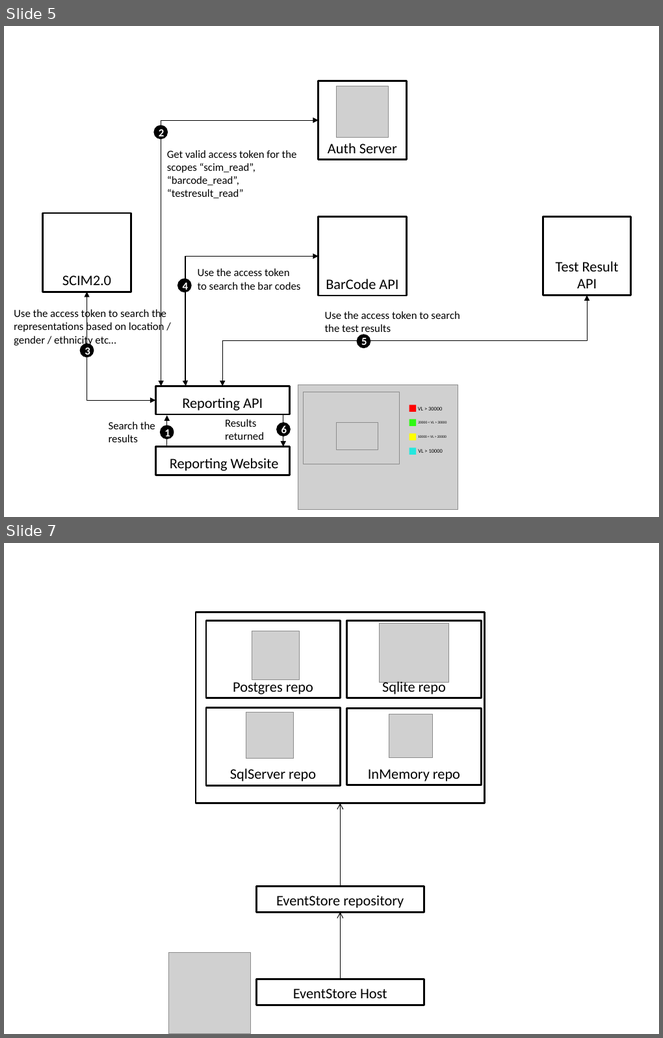
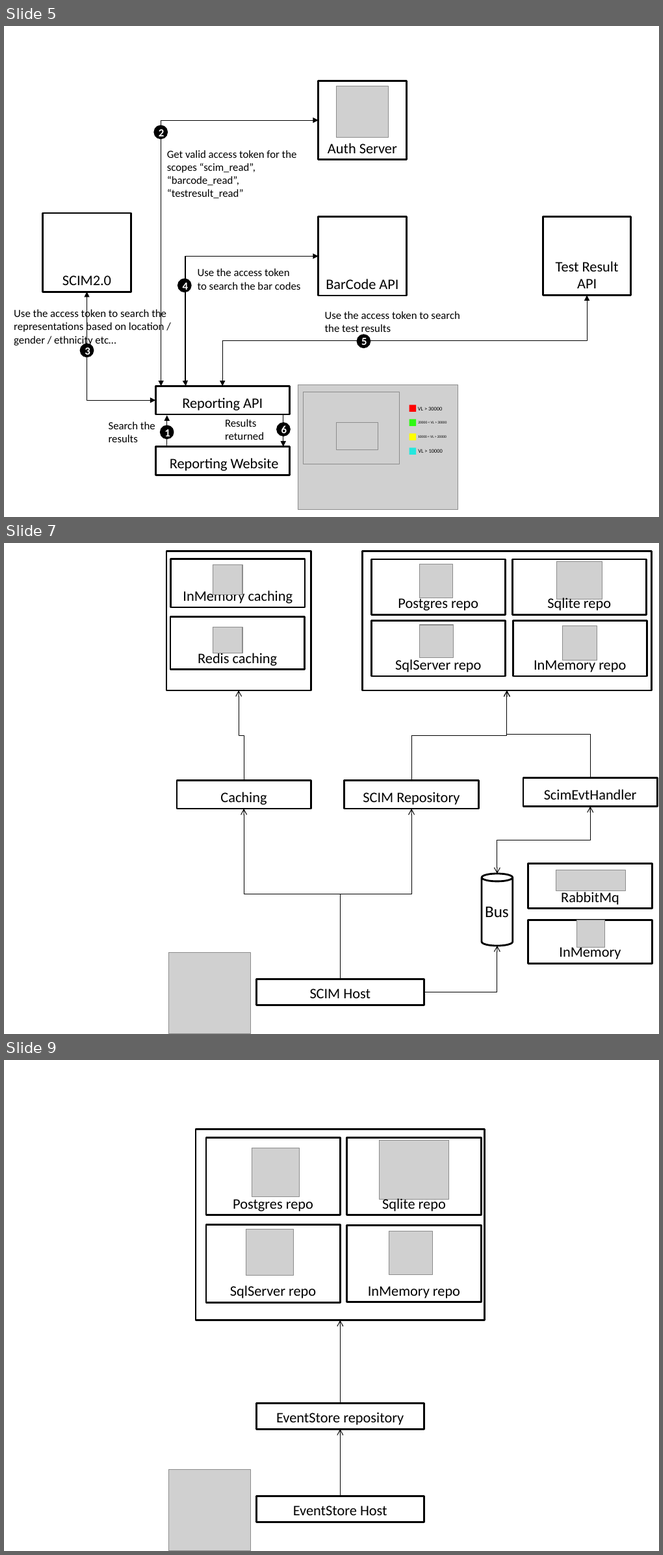
Before and after one commit to thabart/SimpleIdentityServer, a slide deck: Identity Server setup for mobile.pptx. Shown one above the other, each under a label of ours: slides 5 and 7 before the commit, slides 5, 7 and 9 after it; the slides between them are not shown. The pictures are 663x1038 and 663x1555 pixels, drawn with LibreOffice and Linux fonts; fonts in the diff are those of the drawing; grey boxes stand for pictures; background and template pictures are left out. Boxes give left, top, right and bottom in pixels: in the first picture for what was removed or moved away, otherwise in the second. Text is boxed around its words. In the diff, an @@ line names an element or a change of style, - is before the commit and + after.

```diff
--- a/Identity Server setup for mobile.pptx
+++ b/Identity Server setup for mobile.pptx
@@ slide 7 added at <box>4,543,659,1034</box>, background #FFFFFF @@
@@ rectangle added at <box>166,551,311,691</box>, outline #000000 2 pt @@
@@ rectangle added at <box>171,559,306,607</box>, outline #000000 2 pt, 16 pt, text #000000 @@
+InMemory caching
@@ rectangle added at <box>362,551,651,691</box>, outline #000000 2 pt @@
@@ rectangle added at <box>371,559,506,615</box>, outline #000000 2 pt, 16 pt, text #000000 @@
+Postgres repo
@@ rectangle added at <box>512,559,647,615</box>, outline #000000 2 pt, 16 pt, text #000000 @@
+Sqlite repo
@@ picture added at <box>557,561,602,600</box> @@
@@ picture added at <box>213,565,243,595</box> @@
@@ picture added at <box>419,564,452,598</box> @@
@@ rectangle added at <box>170,616,305,670</box>, outline #000000 2 pt, 16 pt, text #000000 @@
+Redis caching
@@ picture added at <box>213,627,243,653</box> @@
@@ rectangle added at <box>371,621,506,677</box>, outline #000000 2 pt, 16 pt, text #000000 @@
+SqlServer repo
@@ picture added at <box>419,625,452,657</box> @@
@@ rectangle added at <box>513,621,648,677</box>, outline #000000 2 pt, 16 pt, text #000000 @@
+InMemory repo
@@ picture added at <box>562,626,597,661</box> @@
@@ elbow arrow added from (244, 781) to (239, 691), #000000 0.75 pt @@
@@ elbow arrow added from (412, 781) to (507, 691), #000000 0.75 pt @@
@@ elbow arrow added from (590, 778) to (507, 691), #000000 0.75 pt @@
@@ rectangle added at <box>177,781,311,809</box>, outline #000000 2 pt, 16 pt, text #000000 @@
+Caching
@@ rectangle added at <box>345,781,479,809</box>, outline #000000 2 pt, 16 pt, text #000000 @@
+SCIM Repository
@@ rectangle added at <box>523,778,658,806</box>, outline #000000 2 pt, 16 pt, text #000000 @@
+ScimEvtHandler
@@ elbow arrow added from (340, 979) to (244, 809), #000000 0.75 pt @@
@@ elbow arrow added from (340, 979) to (412, 809), #000000 0.75 pt @@
@@ elbow double arrow added from (590, 806) to (497, 874), #000000 0.75 pt @@
@@ cylinder added at <box>482,874,512,946</box>, outline #000000 2 pt @@
@@ rectangle added at <box>528,864,652,908</box>, outline #000000 2 pt, 16 pt, text #000000 @@
+RabbitMq
@@ picture added at <box>556,870,626,891</box> @@
@@ text added at <box>485,906,509,918</box>, 18 pt, text #000000 @@
+Bus
@@ rectangle added at <box>528,921,652,964</box>, outline #000000 2 pt, 16 pt, text #000000 @@
+InMemory
@@ picture added at <box>577,921,605,948</box> @@
@@ elbow arrow added from (424, 992) to (497, 946), #000000 0.75 pt @@
@@ picture added at <box>168,953,250,1034</box> @@
@@ rectangle added at <box>256,979,424,1005</box>, outline #000000 2 pt, 16 pt, text #000000 @@
+SCIM Host
@@ what was slide 7 is now slide 9 @@
```
Also in this commit, not shown: 1 slide changed, 1 other slide added, 48 other files.
